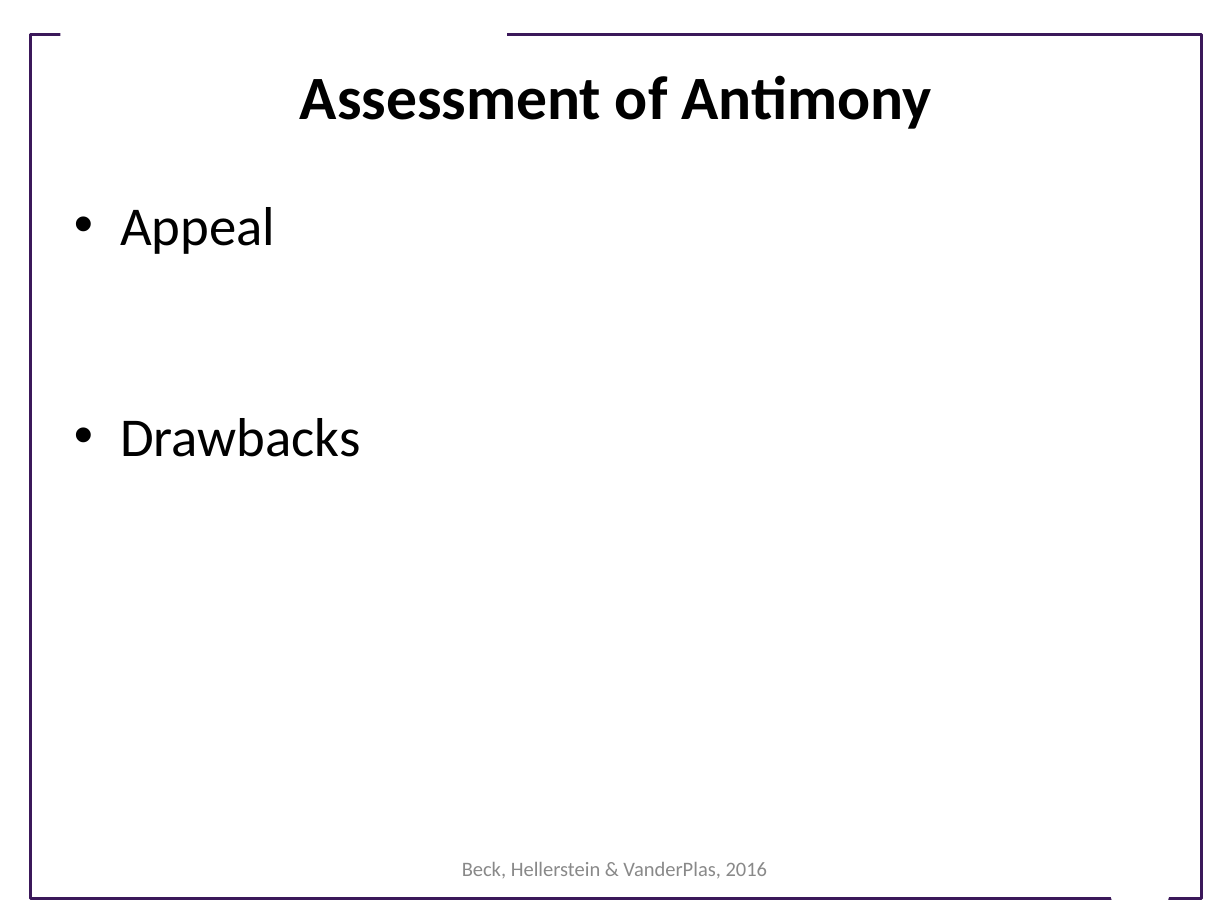
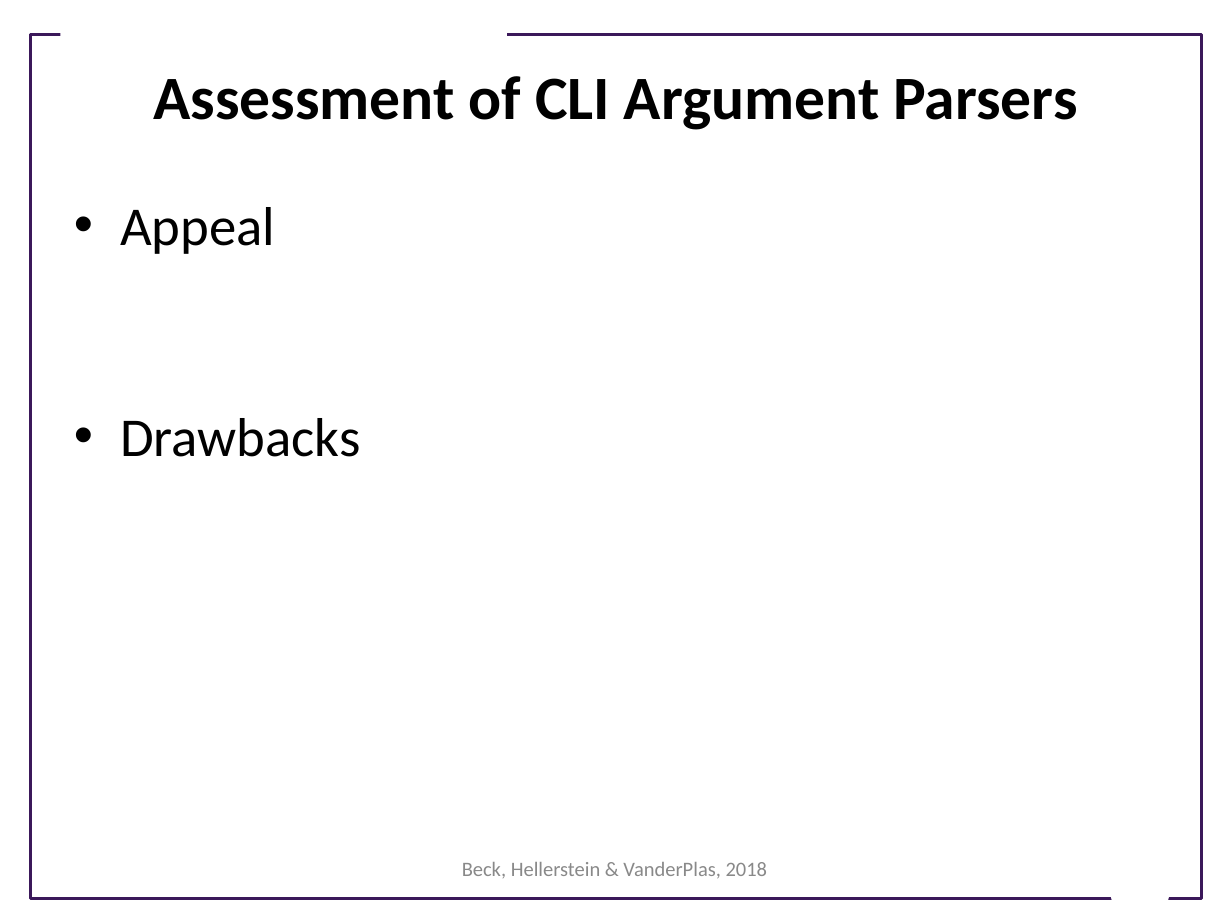
Before and after one commit to UWSEDS/LectureNotes-Spring2018, a slide deck: slide 18 of 03-Working-in-Teams.pptx (slide 21 before the commit). Drawn at 1232x924 pixels with LibreOffice and Linux fonts; fonts in the diff are those of the drawing; background and template pictures are left out. Boxes give left, top, right and bottom in pixels: in the first picture for what was removed or moved away, otherwise in the second. Text is boxed around its words. In the diff, an @@ line names an element or a change of style, - is before the commit and + after.

```diff
--- a/03-Working-in-Teams.pptx
+++ b/03-Working-in-Teams.pptx
@@ title at <box>153,76,1077,130</box>: text changed @@
-Assessment of Antimony
+Assessment of CLI Argument Parsers
@@ text at <box>462,862,768,878</box>: text changed @@
-Beck, Hellerstein & VanderPlas, 2016
+Beck, Hellerstein & VanderPlas, 2018
```
Also in this commit, not shown: 16 other slides changed, 4 slides added, 6 slides removed, 1 other file.
